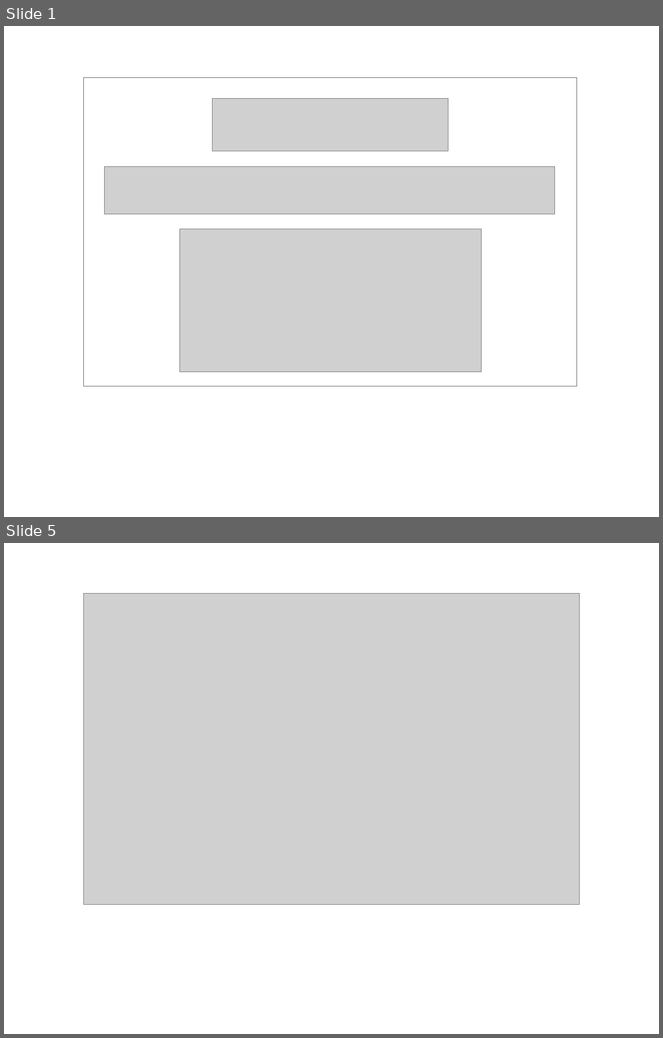
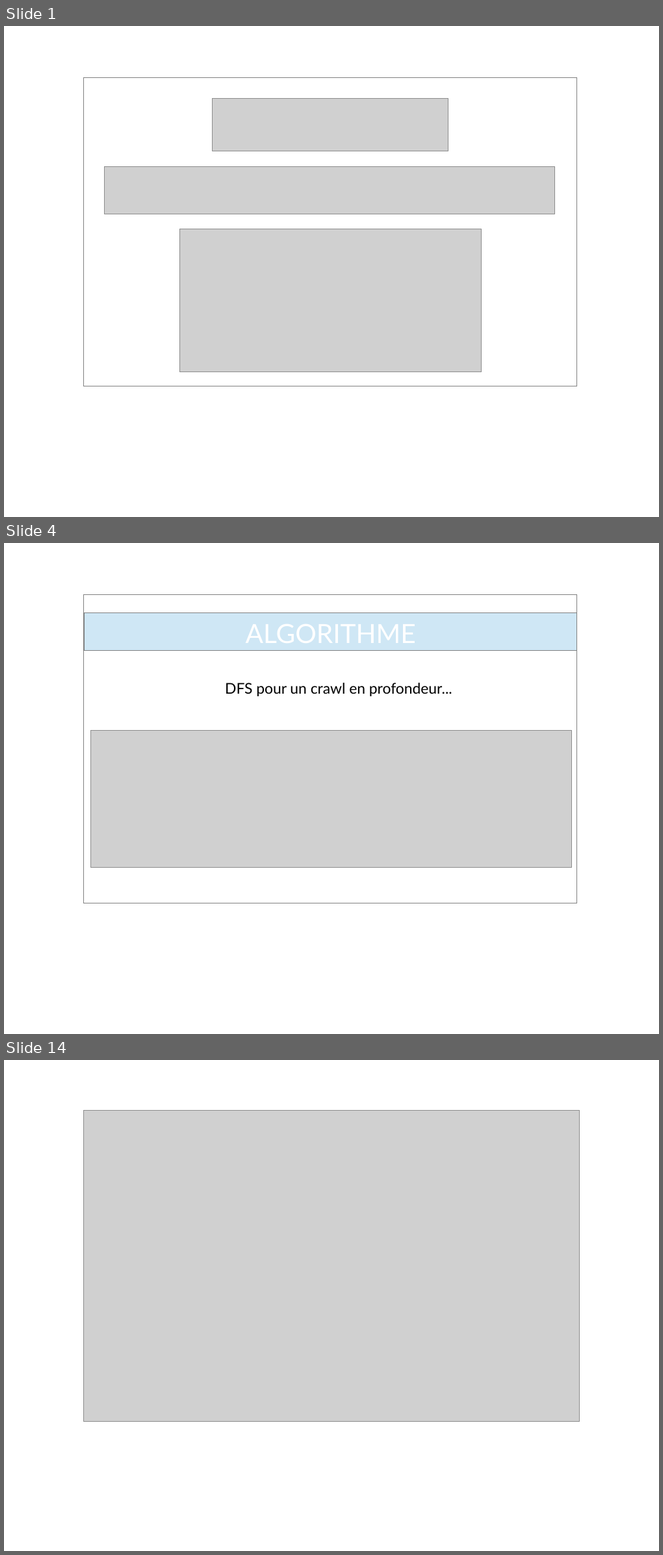
Before and after one commit to Badacadabra/SeriesSearch, a slide deck: presentation/presentation.odp. Shown one above the other, each under a label of ours: slides 1 and 5 before the commit, slides 1, 4 and 14 after it; the slides between them are not shown. The pictures are 663x1038 and 663x1555 pixels, drawn with LibreOffice and Linux fonts; fonts in the diff are those of the drawing; grey boxes stand for pictures; background and template pictures are left out. Boxes give left, top, right and bottom in pixels: in the first picture for what was removed or moved away, otherwise in the second. Text is boxed around its words. In the diff, an @@ line names an element or a change of style, - is before the commit and + after.

```diff
--- a/presentation/presentation.odp
+++ b/presentation/presentation.odp
@@ slide 4 added at (4, 543, 659, 1034), background picture (left out); not listed: 1 template element that a slide beside it also shows @@
@@ title added at (84, 596, 577, 670), 32 pt, text #FFFFFF @@
+ALGORITHME
@@ rectangle added at (84, 613, 577, 651), fill #CFE7F5, outline #808080 0 pt @@
@@ text added at (225, 683, 452, 696), 18 pt, text #000000 @@
+DFS pour un crawl en profondeur...
@@ picture added at (91, 730, 572, 867) @@
@@ what was slide 5 is now slide 14 @@
```
Also in this commit, not shown: 11 other slides added, 3 slides removed, 3 other files.
